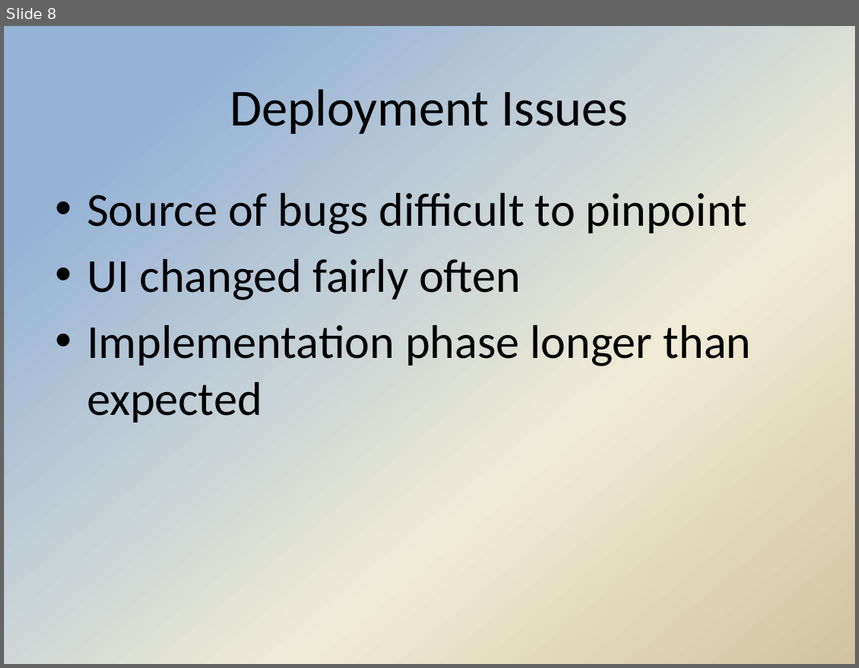
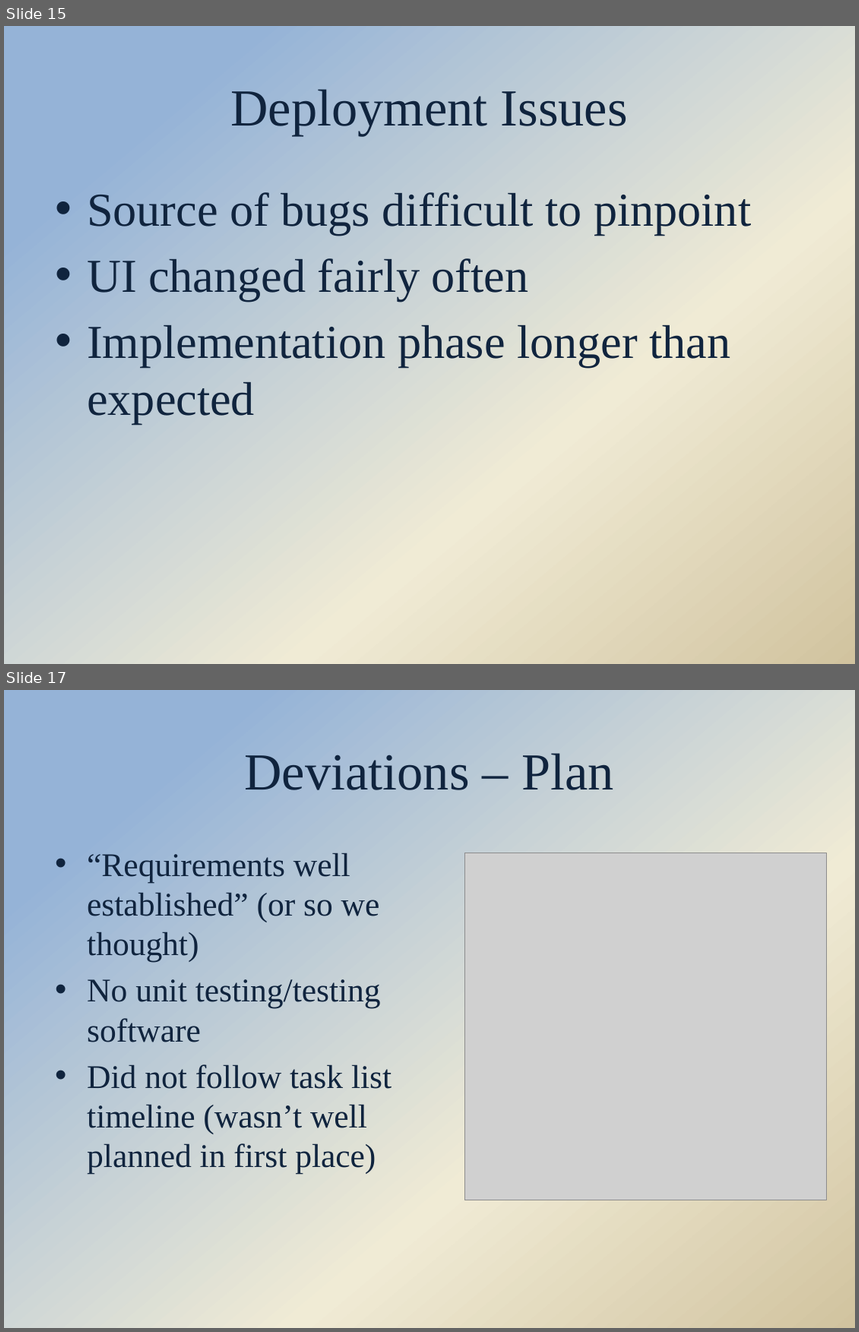
Before and after one commit to Hdtran89/ImageProcessing, a slide deck: A Team Documents/Final presentation.pptx. Shown one above the other, each under a label of ours: slide 8 before the commit, slides 15 and 17 after it; the slides between them are not shown. The pictures are 859x668 and 859x1332 pixels, drawn with LibreOffice and Linux fonts; fonts in the diff are those of the drawing; grey boxes stand for pictures; background and template pictures are left out. Boxes give left, top, right and bottom in pixels: in the first picture for what was removed or moved away, otherwise in the second. Text is boxed around its words. In the diff, an @@ line names an element or a change of style, - is before the commit and + after.

```diff
--- a/A Team Documents/Final presentation.pptx
+++ b/A Team Documents/Final presentation.pptx
@@ slide 17 added at bbox=[4, 690, 855, 1328], background gradient #95B3D7 to #F0EBD5 to #D1C39F @@
@@ title added at bbox=[244, 753, 614, 790], 44 pt, text #0F243E @@
+Deviations – Plan
@@ text added at bbox=[87, 853, 392, 1174], 28 pt, text #0F243E @@
+• “Requirements well established” (or so we thought)
+• No unit testing/testing software
+• Did not follow task list timeline (wasn’t well planned in first place)
@@ picture added at bbox=[465, 853, 827, 1201] @@
@@ what was slide 8 is now slide 15 @@
@@ slide 15 changed as well @@
@@ title "Deployment Issues" at bbox=[230, 89, 628, 135]: font Calibri to Times New Roman, text colour #000000 to #0F243E @@
@@ text "Source of bugs difficult to ..." at bbox=[87, 192, 751, 424]: font Calibri to Times New Roman, text colour #000000 to #0F243E @@
```
Also in this commit, not shown: 13 other slides changed, 8 other slides added, 1 slide removed.
